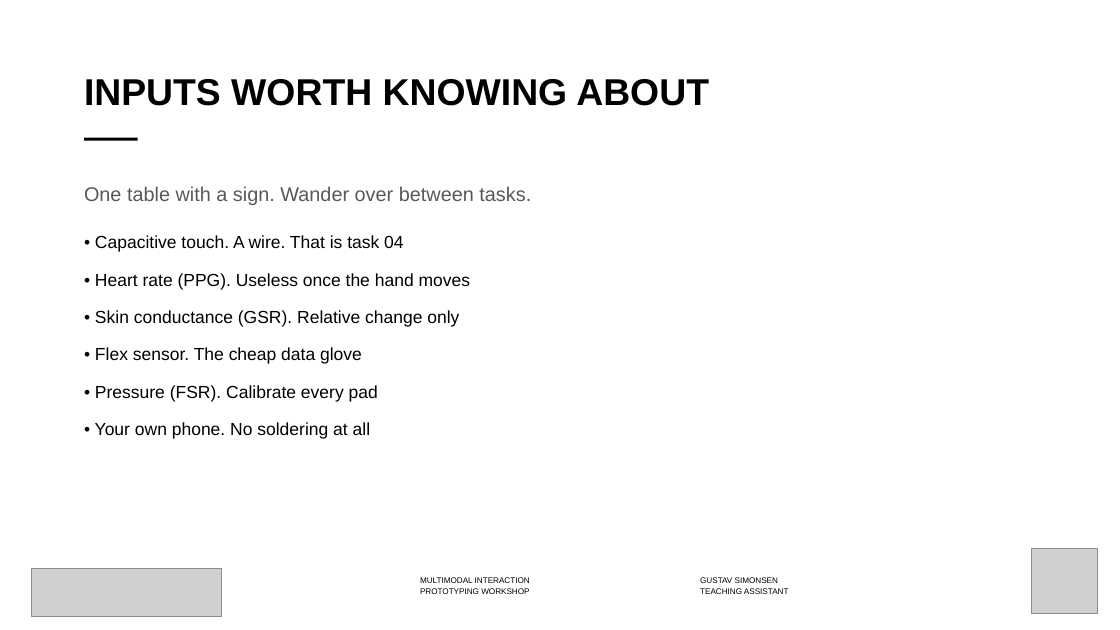
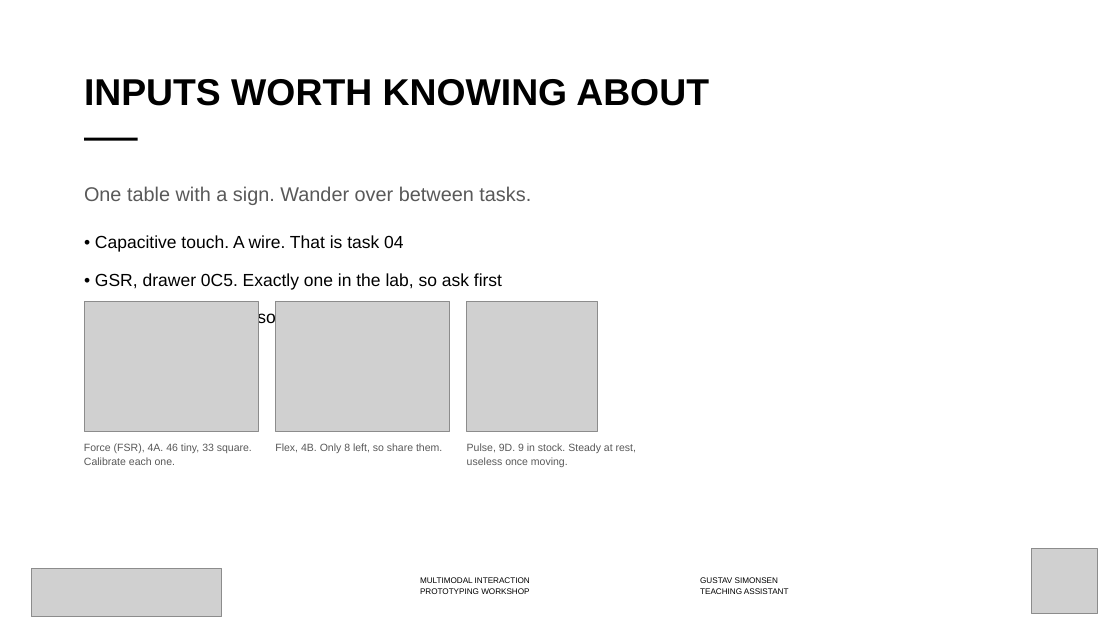
Before and after one commit to labtools-au/multimodal-actuator-workshop, a slide deck: slide 25 of docs/multimodal-actuator-workshop.pptx (slide 24 before the commit). Drawn at 1120x630 pixels with LibreOffice and Linux fonts; fonts in the diff are those of the drawing; grey boxes stand for pictures; background and template pictures are left out. Boxes give left, top, right and bottom in pixels: in the first picture for what was removed or moved away, otherwise in the second. Text is boxed around its words. In the diff, an @@ line names an element or a change of style, - is before the commit and + after.

```diff
--- a/docs/multimodal-actuator-workshop.pptx
+++ b/docs/multimodal-actuator-workshop.pptx
@@ text at bbox=[95, 273, 502, 290]: text changed @@
-• Heart rate (PPG). Useless once the hand moves
-• Skin conductance (GSR). Relative change only
-• Flex sensor. The cheap data glove
-• Pressure (FSR). Calibrate every pad
+• GSR, drawer 0C5. Exactly one in the lab, so ask first
@@ picture added at bbox=[84, 301, 258, 432] @@
@@ picture added at bbox=[276, 301, 450, 432] @@
@@ picture added at bbox=[467, 301, 598, 432] @@
@@ text added at bbox=[84, 443, 252, 465], 9 pt, text #595959 @@
+Force (FSR), 4A. 46 tiny, 33 square. Calibrate each one.
@@ text added at bbox=[275, 443, 442, 453], 9 pt, text #595959 @@
+Flex, 4B. Only 8 left, so share them.
@@ text added at bbox=[467, 443, 636, 467], 9 pt, text #595959 @@
+Pulse, 9D. 9 in stock. Steady at rest, useless once moving.
```
Also in this commit, not shown: 3 other slides changed, 3 slides added, 5 other files.
